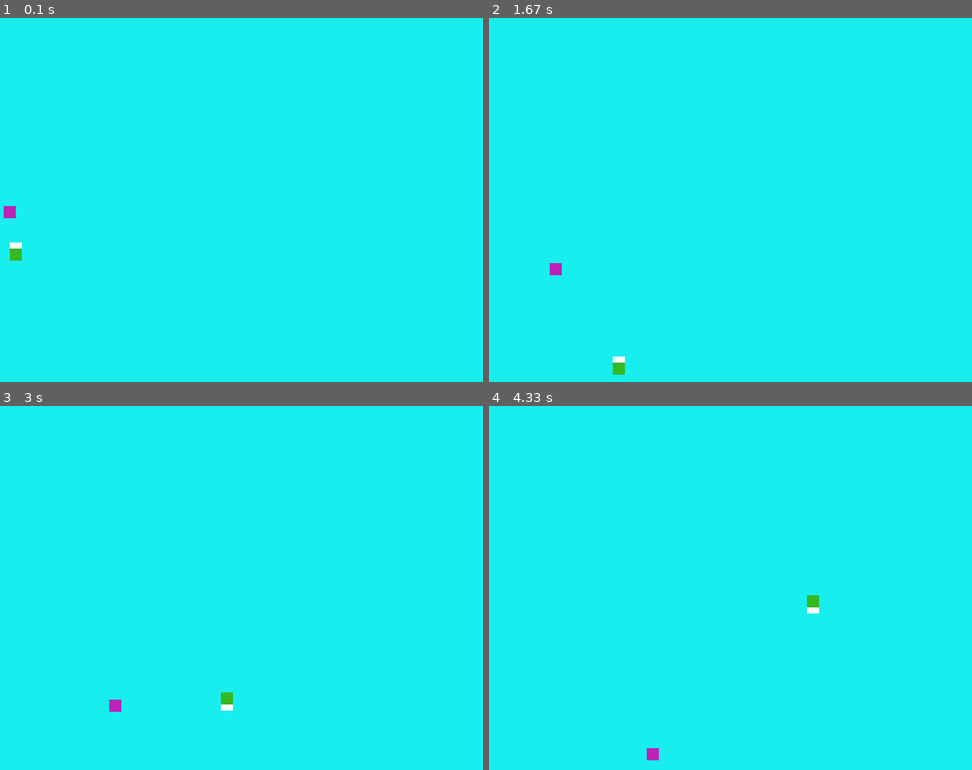
Above: before the commit, frames 1-4 (two rows, left to right).
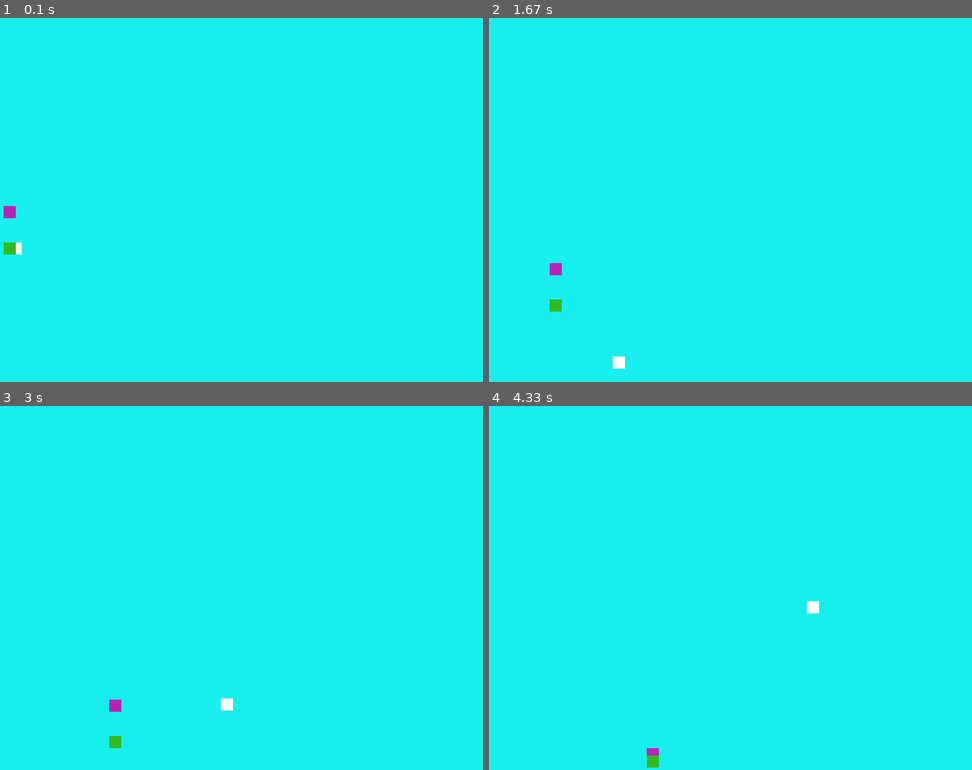
Above: after the commit, the same moments.

Repository: Juan4919/intro-pygame
Game: pygame game, started from main.py
The game is run twice, just before and just after one commit, with the same random seed, the same clock (stepped at 60 frames per second) and the same inputs.
Inputs:
- Up to frame 1 (0.1 s): no input
- Up to frame 2 (1.67 s): no input
- Up to frame 3 (3 s): no input
- Up to frame 4 (4.33 s): no input

The runs differ from the first frame. In frame 1, 0.1% of the frame differs, in the area x 0-5%, y 61-67%; in frame 2, 0.2%, in the area x 12-29%, y 77-98%; in frame 3, 0.2%; in frame 4, 0.2%.

Commit message:
clase rectangulo terminada

Diff:
--- a/figura_class.py
+++ b/figura_class.py
@@ -1,14 +1,12 @@
+import pygame as pg
+
 class Rectangulo:
-    def __init__(self,pos_x,pos_y, color=(255,255,255),w=20,h=20):
+    def __init__(self,pos_x,pos_y, color=(255,255,255),w=20,h=20,vx=1,vy=1):
         self.pos_x = pos_x
         self.pos_y = pos_y
         self.color = color
         self.w = w
         self.h = h
-        self.vx = 0
-        self.vy = 0
-
-    def velocidad(self,vx,vy):
         self.vx = vx
         self.vy = vy
 
@@ -20,3 +18,6 @@
 
         if self.pos_y == 600 or self.pos_y == 0:
             self.vy = self.vy*-1
+
+    def dibujar(self,sourface):
+        pg.draw.rect( sourface,self.color, (self.pos_x,self.pos_y,self.w,self.h) )
--- a/main.py
+++ b/main.py
@@ -10,17 +10,9 @@
 game_over = True
 
 rectangulo1 = Rectangulo(0,300,(185, 36, 183))
-
-rectangulo2 = Rectangulo(0,350)
-
-
+rectangulo2 = Rectangulo(0,350,vx=2,vy=2)
 rectangulo3 = Rectangulo(0,360,(52, 185, 36))
 
-rectangulo1.velocidad(1,1)
-
-rectangulo2.velocidad(2,2)
-
-rectangulo3.velocidad(2,2)
 
 while game_over:
 
@@ -35,11 +27,9 @@
     rectangulo2.mover()
     rectangulo3.mover()
 
-    #y= y-1
-    #la pantalla o sourface, color rgb, posiciones(posicionX, posicionY,tamañoX,tamañoY)
-    pg.draw.rect( pantalla,rectangulo1.color, (rectangulo1.pos_x,rectangulo1.pos_y,rectangulo1.w,rectangulo1.h) )#dibujando el rectangulo
-    pg.draw.rect( pantalla,rectangulo2.color, (rectangulo2.pos_x,rectangulo2.pos_y,rectangulo2.w,rectangulo2.h)  )
-    pg.draw.rect( pantalla,rectangulo3.color, (rectangulo3.pos_x,rectangulo3.pos_y,rectangulo3.w,rectangulo3.h)  )
+    rectangulo1.dibujar(pantalla)
+    rectangulo2.dibujar(pantalla)
+    rectangulo3.dibujar(pantalla)
 
     pg.display.flip()#funcion para cargar toda la configuracion que va dentro de la pantalla
 
